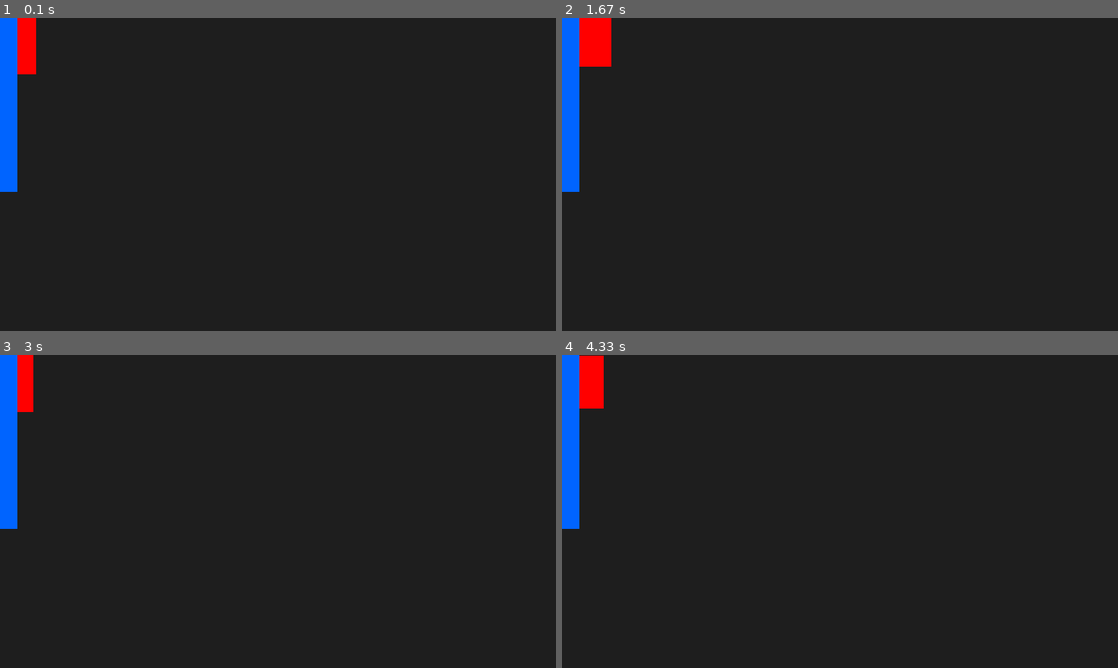
Above: before the commit, frames 1-4 (two rows, left to right).
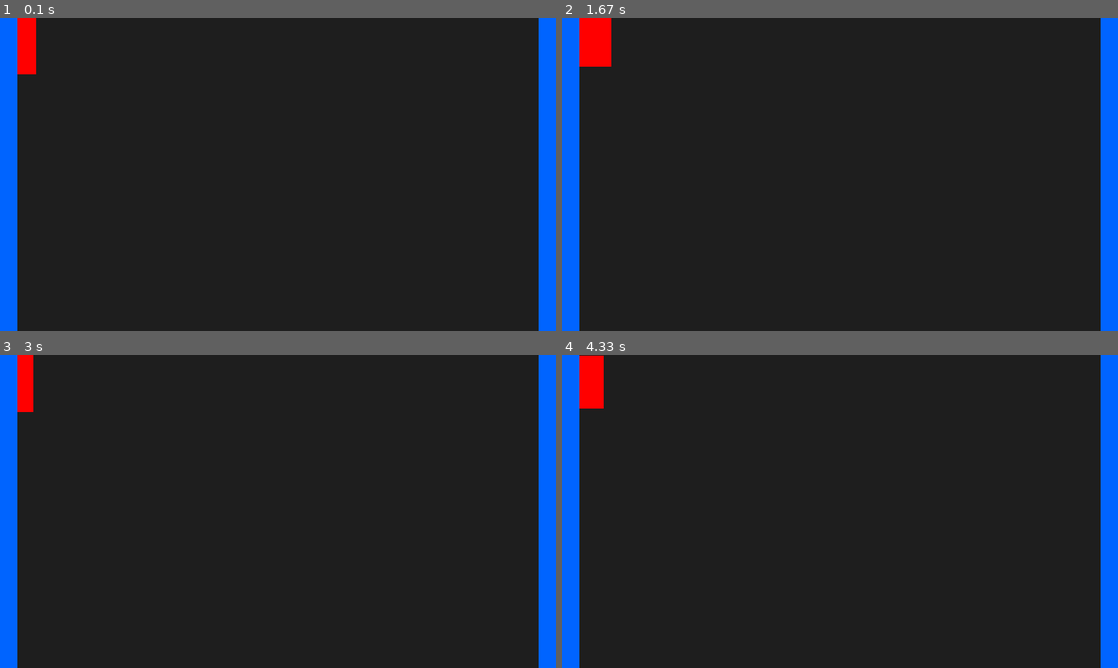
Above: after the commit, the same moments.

Repository: sustainablelab/kurt_pygame_examples
Game: pygame game, started from example2.py
The game is run twice, just before and just after one commit, with the same random seed, the same clock (stepped at 60 frames per second) and the same inputs.
Inputs:
- Up to frame 1 (0.1 s): no input
- Up to frame 2 (1.67 s): hold D 0.33-0.8 s; hold W 0.83-1.13 s; hold D 1.17-1.63 s
- Up to frame 3 (3 s): hold A 1.67-2.2 s; hold S 2.23-2.53 s; hold A 2.57-2.97 s
- Up to frame 4 (4.33 s): hold W 3-3.37 s; hold D 3.4-4.03 s; hold S from 4.07 s (still down)

The runs differ from the first frame. In frame 1, 4.5% of the frame differs, in the area x 0-100%, y 0-100%; in frame 2, 4.5%; in frame 3, 4.5%; in frame 4, 4.5%.

Commit message:
Draw two walls

Diff:
--- a/example2.py
+++ b/example2.py
@@ -5,7 +5,8 @@
 [x] draw a rect
 [x] move the rect
 [ ] control size with a key
-[ ] draw walls
+[x] set up logging
+[x] draw walls
 [ ] collide with the walls
 """
 
@@ -15,6 +16,7 @@
 import pygame
 from pygame import Color, Rect
 import random
+import math
 import logging
 
 def setup_logging(loglevel:str = "DEBUG") -> logging.Logger:
@@ -40,7 +42,6 @@
         pygame.font.init()
         self.os_window = pygame.display.set_mode((16*50,9*50), flags=pygame.RESIZABLE)
         pygame.display.set_caption("bob")
-        logger.debug("Hi Kurt")
 
         self.clock = pygame.time.Clock()
 
@@ -70,16 +71,27 @@
     def render(self):
         self.os_window.fill(Color(30,30,30)) # Erases window
         pygame.draw.rect(self.os_window, Color(255,0,0), self.rect) # Draw player
+        self.draw_walls()
+        pygame.display.update() # Final render
 
+    def draw_border(self, tile_size, x):
         n = 0
         tiles = []
-        tile_size = 25
-        while n < 10:
-            tiles.append(Rect((0,tile_size*n), (tile_size,tile_size)))
+        window_width = self.os_window.get_size()[0]
+        window_height = self.os_window.get_size()[1]
+        num_tiles = math.ceil(window_height/tile_size)
+        while n < num_tiles:
+            tiles.append(Rect((x,tile_size*n), (tile_size,tile_size)))
             n += 1
         for tile in tiles:
             pygame.draw.rect(self.os_window, Color(0,100,255), tile)
-        pygame.display.update() # Final render
+
+    def draw_walls(self):
+        # Draw East Wall
+        tile_size = 25
+        window_width = self.os_window.get_size()[0]
+        self.draw_border(tile_size, x=window_width - tile_size) # East wall
+        self.draw_border(tile_size, x=0) # West wall
 
     def handle_events(self):
         for event in pygame.event.get():
Not shown, added: Makefile
Not shown, added: .gitignore
